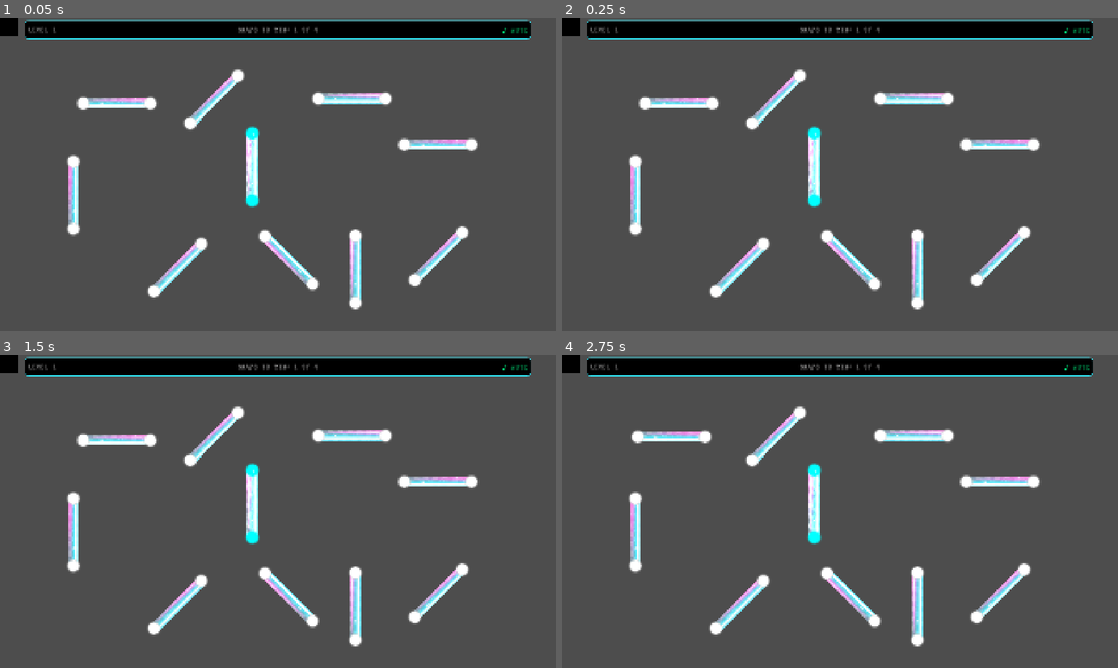
Above: before the commit, frames 1-4 (two rows, left to right).
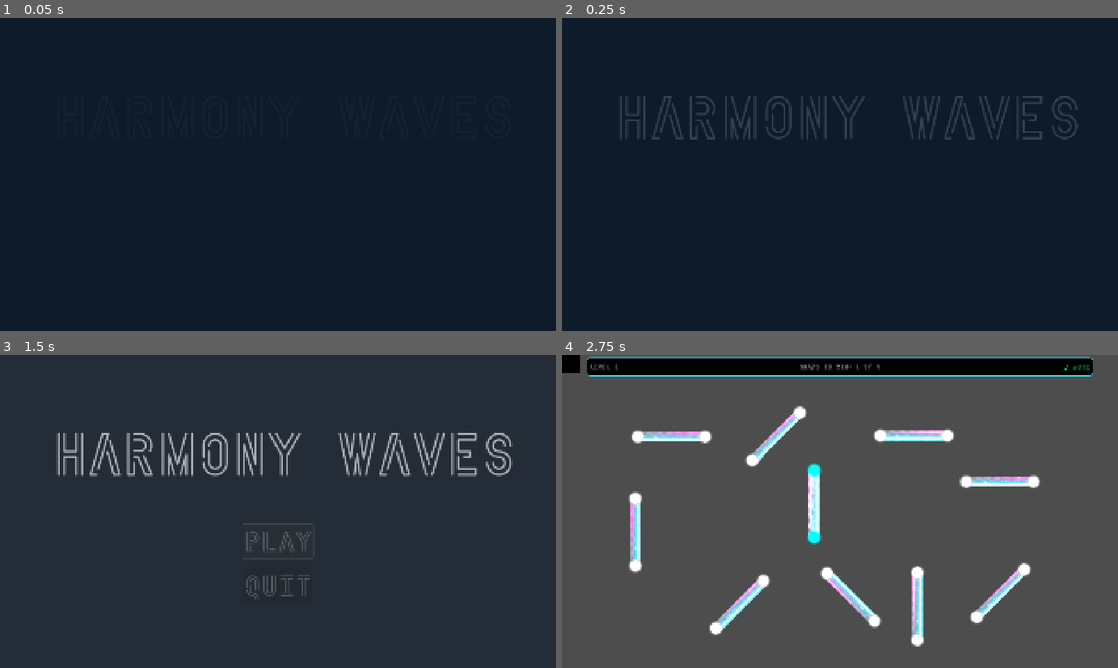
Above: after the commit, the same moments.

Repository: CarlesRa/Harmony-Waves
Game: Godot game, scene res://scenes/ui/title_screen.tscn
Same seed, same stepped clock (60 frames per second), same inputs: the game is played once before the commit and once after it. Before the commit the project starts from res://scenes/main_game.tscn. Video files are missing from this copy of the repository; at most half a second of black plays in their place. Sound files missing from this copy of the repository are replaced by a short silence.
Inputs (mouse positions are in pixels of both pictures, inside the frame that each line leads up to):
- Up to frame 1 (0.05 s): no input
- Up to frame 2 (0.25 s): no input
- Up to frame 3 (1.5 s): drag from (250, 505) to (116, 439) at 0.52 s; click (278, 542) at 1.25 s, where only the run after the commit has a clickable "PLAY"
- Up to frame 4 (2.75 s): drag from (678, 439) to (812, 505) at 2.02 s

The runs differ from the first frame. In frame 1, 100% of the frame differs, in the area x 0-100%, y 0-100%; in frame 2, 99%; in frame 3, 99%; in frame 4, nothing differs.

Commit message:
add title screen

Diff:
--- /dev/null
+++ b/assets/shaders/backgroun_shader.gdshader
@@ -0,0 +1,14 @@
+shader_type spatial;
+
+void vertex() {
+	// Called for every vertex the material is visible on.
+}
+
+void fragment() {
+	// Called for every pixel the material is visible on.
+}
+
+//void light() {
+//	// Called for every pixel for every light affecting the material.
+//	// Uncomment to replace the default light processing function with this one.
+//}
--- /dev/null
+++ b/assets/shaders/text_shader.gdshader
@@ -0,0 +1,14 @@
+shader_type spatial;
+
+void vertex() {
+	// Called for every vertex the material is visible on.
+}
+
+void fragment() {
+	// Called for every pixel the material is visible on.
+}
+
+//void light() {
+//	// Called for every pixel for every light affecting the material.
+//	// Uncomment to replace the default light processing function with this one.
+//}
--- a/project.godot
+++ b/project.godot
@@ -11,7 +11,7 @@
 [application]
 
 config/name="Harmony Waves"
-run/main_scene="uid://cvopl44y2w53g"
+run/main_scene="uid://jo1w3b366om6"
 config/features=PackedStringArray("4.5", "Forward Plus")
 config/icon="res://icon.svg"
 
--- a/scenes/levels/level_03.tscn
+++ b/scenes/levels/level_03.tscn
@@ -14,7 +14,7 @@
 script = ExtResource("1_fvfhs")
 
 [node name="WavePiece" parent="." instance=ExtResource("2_dkd5g")]
-position = Vector2(877, 383)
+position = Vector2(862.99994, 379.99994)
 rotation = 0.3926991
 is_piece_connected = true
 music_stream = ExtResource("3_iaq7h")
@@ -24,7 +24,7 @@
 C2_target_id = 2
 
 [node name="WavePiece2" parent="." instance=ExtResource("2_dkd5g")]
-position = Vector2(436, 507.99997)
+position = Vector2(426, 313.99997)
 rotation = -0.3926991
 music_stream = ExtResource("4_iaubp")
 piece_id = 1
@@ -33,7 +33,7 @@
 C2_target_id = 3
 
 [node name="WavePiece3" parent="." instance=ExtResource("2_dkd5g")]
-position = Vector2(276, 259)
+position = Vector2(197.00006, 376.00006)
 rotation = 0.7853982
 music_stream = ExtResource("6_j33in")
 piece_id = 2
@@ -43,7 +43,7 @@
 C2_target_id = 15
 
 [node name="WavePiece4" parent="." instance=ExtResource("2_dkd5g")]
-position = Vector2(1531.0001, 254)
+position = Vector2(1399.0001, 198.00003)
 rotation = -0.7853982
 music_stream = ExtResource("7_7oqvy")
 piece_id = 3
@@ -53,7 +53,7 @@
 C2_target_id = 6
 
 [node name="WavePiece5" parent="." instance=ExtResource("2_dkd5g")]
-position = Vector2(354, 822.00006)
+position = Vector2(386, 751)
 rotation = -0.6457718
 music_stream = ExtResource("9_1uqhn")
 piece_id = 4
@@ -63,7 +63,7 @@
 C2_target_id = 13
 
 [node name="WavePiece6" parent="." instance=ExtResource("2_dkd5g")]
-position = Vector2(907, 200)
+position = Vector2(904, 158)
 rotation = 1.5707964
 music_stream = ExtResource("11_tipwo")
 piece_id = 5
@@ -83,7 +83,7 @@
 C2_target_id = 8
 
 [node name="FakePiece" parent="." instance=ExtResource("2_dkd5g")]
-position = Vector2(1699, 820)
+position = Vector2(1707, 683)
 C1_connector_id = -200
 C1_target_id = -200
 C2_connector_id = -200
@@ -98,7 +98,7 @@
 C2_target_id = -200
 
 [node name="FakePiece3" parent="." instance=ExtResource("2_dkd5g")]
-position = Vector2(1398, 870)
+position = Vector2(1504, 756)
 rotation = -0.7853982
 C1_connector_id = -200
 C1_target_id = -200
@@ -106,7 +106,7 @@
 C2_target_id = -200
 
 [node name="FakePiece4" parent="." instance=ExtResource("2_dkd5g")]
-position = Vector2(1405, 414)
+position = Vector2(1576, 400)
 rotation = 1.5707964
 C1_connector_id = -200
 C1_target_id = -200
--- a/scenes/main_game.tscn
+++ b/scenes/main_game.tscn
@@ -7,6 +7,9 @@
 [ext_resource type="VideoStream" uid="uid://do8rsrpgwcukv" path="res://assets/hud/background_animated.ogv" id="5_wi4c7"]
 [ext_resource type="Script" uid="uid://g0v82rbus2cj" path="res://scripts/shared/toolbar.gd" id="5_ygxny"]
 [ext_resource type="Script" uid="uid://spe3fe5impei" path="res://scripts/shared/mute_button.gd" id="6_wi4c7"]
+
+[sub_resource type="ShaderMaterial" id="ShaderMaterial_70vka"]
+resource_local_to_scene = true
 
 [sub_resource type="StyleBoxFlat" id="StyleBoxFlat_wi4c7"]
 bg_color = Color(0, 0, 0, 1)
@@ -78,8 +81,10 @@
 
 [node name="LevelLabel" type="Label" parent="HUD/Toolbar/InfoBar_Layout/ToolbarItem"]
 unique_name_in_owner = true
+material = SubResource("ShaderMaterial_70vka")
 layout_mode = 2
 size_flags_horizontal = 0
+theme = ExtResource("2_d2op2")
 text = "Level "
 
 [node name="SnapsToWinLabel" type="Label" parent="HUD/Toolbar/InfoBar_Layout/ToolbarItem"]
--- a/scenes/shared/level_completed.tscn
+++ b/scenes/ui/level_completed.tscn
@@ -1,17 +1,17 @@
 [gd_scene load_steps=5 format=3 uid="uid://168pc0g162g8"]
 
-[ext_resource type="Shader" uid="uid://bqjm3wygrfa3d" path="res://assets/shaders/neon_glow.gdshader" id="1_7h6g4"]
-[ext_resource type="FontFile" uid="uid://chjp582vkc0a5" path="res://assets/fonts/NeonSans.ttf" id="1_23jug"]
-[ext_resource type="Script" uid="uid://cmwi2rnx6jtqo" path="res://scripts/shared/level_completed.gd" id="1_ppli6"]
+[ext_resource type="Script" uid="uid://cmwi2rnx6jtqo" path="res://scripts/shared/level_completed.gd" id="1_yq0l1"]
+[ext_resource type="Shader" uid="uid://bqjm3wygrfa3d" path="res://assets/shaders/neon_glow.gdshader" id="2_d4m82"]
+[ext_resource type="FontFile" uid="uid://chjp582vkc0a5" path="res://assets/fonts/NeonSans.ttf" id="3_8o84s"]
 
 [sub_resource type="ShaderMaterial" id="ShaderMaterial_7h6g4"]
-shader = ExtResource("1_7h6g4")
+shader = ExtResource("2_d4m82")
 shader_parameter/neon_color = Color(0, 0.8, 1, 1)
 shader_parameter/pulse_intensity = 1.0
 shader_parameter/glow_radius = 0.5
 
 [node name="LevelCompleted" type="CanvasLayer"]
-script = ExtResource("1_ppli6")
+script = ExtResource("1_yq0l1")
 
 [node name="ColorRect" type="ColorRect" parent="."]
 modulate = Color(0, 0, 0, 1)
--- /dev/null
+++ b/scenes/ui/title_screen.tscn
@@ -0,0 +1,94 @@
+[gd_scene load_steps=6 format=3 uid="uid://jo1w3b366om6"]
+
+[ext_resource type="Script" uid="uid://cs45tuec7fumx" path="res://scripts/ui/title_screen.gd" id="1_eb34j"]
+[ext_resource type="Shader" uid="uid://cubaf4niixkee" path="res://assets/shaders/backgroun_shader.gdshader" id="2_aqpy5"]
+[ext_resource type="FontFile" uid="uid://chjp582vkc0a5" path="res://assets/fonts/NeonSans.ttf" id="3_w8uqo"]
+
+[sub_resource type="ShaderMaterial" id="ShaderMaterial_eb34j"]
+render_priority = 0
+shader = ExtResource("2_aqpy5")
+
+[sub_resource type="StyleBoxFlat" id="StyleBoxFlat_a4ium"]
+bg_color = Color(0, 0, 0, 0)
+border_width_left = 3
+border_width_top = 3
+border_width_right = 3
+border_width_bottom = 3
+border_color = Color(0, 1, 1, 1)
+corner_radius_top_left = 8
+corner_radius_top_right = 8
+corner_radius_bottom_right = 8
+corner_radius_bottom_left = 8
+
+[node name="TitleScreen" type="Control"]
+layout_mode = 3
+anchors_preset = 15
+anchor_right = 1.0
+anchor_bottom = 1.0
+grow_horizontal = 2
+grow_vertical = 2
+script = ExtResource("1_eb34j")
+
+[node name="Background" type="ColorRect" parent="."]
+material = SubResource("ShaderMaterial_eb34j")
+layout_mode = 1
+anchors_preset = 15
+anchor_right = 1.0
+anchor_bottom = 1.0
+grow_horizontal = 2
+grow_vertical = 2
+color = Color(0.050980393, 0.105882354, 0.16470589, 1)
+
+[node name="VBoxContainer" type="VBoxContainer" parent="."]
+layout_mode = 1
+anchors_preset = 8
+anchor_left = 0.5
+anchor_top = 0.5
+anchor_right = 0.5
+anchor_bottom = 0.5
+offset_left = -62.5
+offset_top = -106.0
+offset_right = 62.5
+offset_bottom = 106.0
+grow_horizontal = 2
+grow_vertical = 2
+alignment = 1
+
+[node name="TitleLabel" type="Label" parent="VBoxContainer"]
+layout_mode = 2
+theme_override_fonts/font = ExtResource("3_w8uqo")
+theme_override_font_sizes/font_size = 200
+text = "HARMONY WAVES"
+horizontal_alignment = 1
+
+[node name="SubtitleLabel" type="Label" parent="VBoxContainer"]
+layout_mode = 2
+theme_override_fonts/font = ExtResource("3_w8uqo")
+horizontal_alignment = 1
+
+[node name="Spacer" type="Control" parent="VBoxContainer"]
+custom_minimum_size = Vector2(0, 100)
+layout_mode = 2
+
+[node name="MenuContainer" type="VBoxContainer" parent="VBoxContainer"]
+layout_mode = 2
+size_flags_horizontal = 4
+size_flags_vertical = 4
+theme_override_constants/separation = 30
+
+[node name="PlayButton" type="Button" parent="VBoxContainer/MenuContainer"]
+layout_mode = 2
+theme_override_colors/font_color = Color(0, 1, 1, 1)
+theme_override_colors/font_pressed_color = Color(1, 0, 1, 1)
+theme_override_colors/font_hover_color = Color(1, 1, 1, 1)
+theme_override_constants/outline_size = 2
+theme_override_fonts/font = ExtResource("3_w8uqo")
+theme_override_font_sizes/font_size = 100
+theme_override_styles/normal = SubResource("StyleBoxFlat_a4ium")
+text = "PLAY"
+
+[node name="QuitButton" type="Button" parent="VBoxContainer/MenuContainer"]
+layout_mode = 2
+theme_override_fonts/font = ExtResource("3_w8uqo")
+theme_override_font_sizes/font_size = 100
+text = "QUIT"
--- a/scripts/game_manager.gd
+++ b/scripts/game_manager.gd
@@ -10,7 +10,7 @@
 const MAX_LEVELS = 6
 
 var current_level: Node = null
-var current_level_number: int = 1
+var current_level_number: int = 0
 var level_container: Node = null
 var _snaps_to_win: int = 4
 var _current_snaps: int = 1
@@ -49,6 +49,7 @@
 func load_level(level_number: int) -> void:
 	var level_label = BASE_LEVEL_LABEL % level_number
 	var level_path = BASE_LEVEL_PATH % level_number
+	print("charging level: ", level_path)
 	var level_scene = load(level_path)
 
 	if !level_scene:
--- a/scripts/main_game.gd
+++ b/scripts/main_game.gd
@@ -9,4 +9,4 @@
 	GameManager.load_level(1)
 
 func _go_to_level_complete_scene():
-	GameManager.load_level_overlapping("res://scenes/shared/level_completed.tscn")
+	GameManager.load_level_overlapping("res://scenes/ui/level_completed.tscn")
--- /dev/null
+++ b/scripts/shared/spacer.gd
@@ -0,0 +1,41 @@
+# TitleScreen.gd
+extends Control
+
+@onready var title_label = $VBoxContainer/TitleLabel
+@onready var subtitle_label = $VBoxContainer/SubtitleLabel
+@onready var menu_container = $VBoxContainer/MenuContainer
+@onready var play_button = $VBoxContainer/MenuContainer/PlayButton
+@onready var quit_button = $VBoxContainer/MenuContainer/QuitButton
+@onready var background = $Background
+
+var time_passed = 0.0
+
+func _ready():
+	play_button.pressed.connect(_on_play_pressed)
+	quit_button.pressed.connect(_on_quit_pressed)
+	title_label.modulate.a = 0
+	subtitle_label.modulate.a = 0
+	menu_container.modulate.a = 0
+
+	var tween = create_tween()
+	tween.set_parallel(true)
+	tween.tween_property(title_label, "modulate:a", 1.0, 1.5).set_ease(Tween.EASE_OUT)
+	tween.tween_property(subtitle_label, "modulate:a", 1.0, 1.5).set_delay(0.5)
+	tween.tween_property(menu_container, "modulate:a", 1.0, 1.0).set_delay(1.0)
+
+func _process(delta):
+	time_passed += delta
+
+	var pulse = sin(time_passed * 2.0) * 0.5 + 0.5
+	title_label.scale = Vector2.ONE * (1.0 + pulse * 0.05)
+
+	var glow = sin(time_passed * 1.5) * 0.5 + 0.5
+	subtitle_label.modulate = Color(0.0, 1.0 + glow * 0.3, 1.0 + glow * 0.3, 1.0)
+
+func _on_play_pressed():
+	var tween = create_tween()
+	tween.tween_property(self, "modulate:a", 0.0, 0.5)
+	GameManager.load_next_level()
+
+func _on_quit_pressed():
+	get_tree().quit()
--- /dev/null
+++ b/scripts/ui/title_screen.gd
@@ -0,0 +1,43 @@
+extends Control
+
+@onready var title_label = $VBoxContainer/TitleLabel
+@onready var subtitle_label = $VBoxContainer/SubtitleLabel
+@onready var menu_container = $VBoxContainer/MenuContainer
+@onready var play_button = $VBoxContainer/MenuContainer/PlayButton
+@onready var quit_button = $VBoxContainer/MenuContainer/QuitButton
+@onready var background = $Background
+
+var time_passed = 0.0
+
+func _ready():
+	play_button.pressed.connect(_on_play_pressed)
+	quit_button.pressed.connect(_on_quit_pressed)
+
+	title_label.modulate.a = 0
+	subtitle_label.modulate.a = 0
+	menu_container.modulate.a = 0
+
+	var tween = create_tween()
+	tween.set_parallel(true)
+	tween.tween_property(title_label, "modulate:a", 1.0, 1.5).set_ease(Tween.EASE_OUT)
+	tween.tween_property(subtitle_label, "modulate:a", 1.0, 1.5).set_delay(0.5)
+	tween.tween_property(menu_container, "modulate:a", 1.0, 1.0).set_delay(1.0)
+
+func _process(delta):
+	time_passed += delta
+
+	var pulse = sin(time_passed * 2.0) * 0.5 + 0.5
+	title_label.scale = Vector2.ONE * (1.0 + pulse * 0.05)
+
+	var glow = sin(time_passed * 1.5) * 0.5 + 0.5
+	subtitle_label.modulate = Color(0.0, 1.0 + glow * 0.3, 1.0 + glow * 0.3, 1.0)
+
+func _on_play_pressed():
+	var tween = create_tween()
+	tween.tween_property(self, "modulate:a", 0.0, 0.5)
+	tween.tween_callback(func():
+		get_tree().change_scene_to_file("res://scenes/main_game.tscn")
+	)
+
+func _on_quit_pressed():
+	get_tree().quit()
Not shown, added: assets/shaders/backgroun_shader.gdshader.uid
Not shown, added: assets/shaders/text_shader.gdshader.uid
Not shown: 1 places in scenes/main_game.tscn that only renumber resources
Not shown: 2 places in scenes/ui/level_completed.tscn that only renumber resources
Not shown, added: scripts/shared/spacer.gd.uid
Not shown, added: scripts/ui/title_screen.gd.uid
